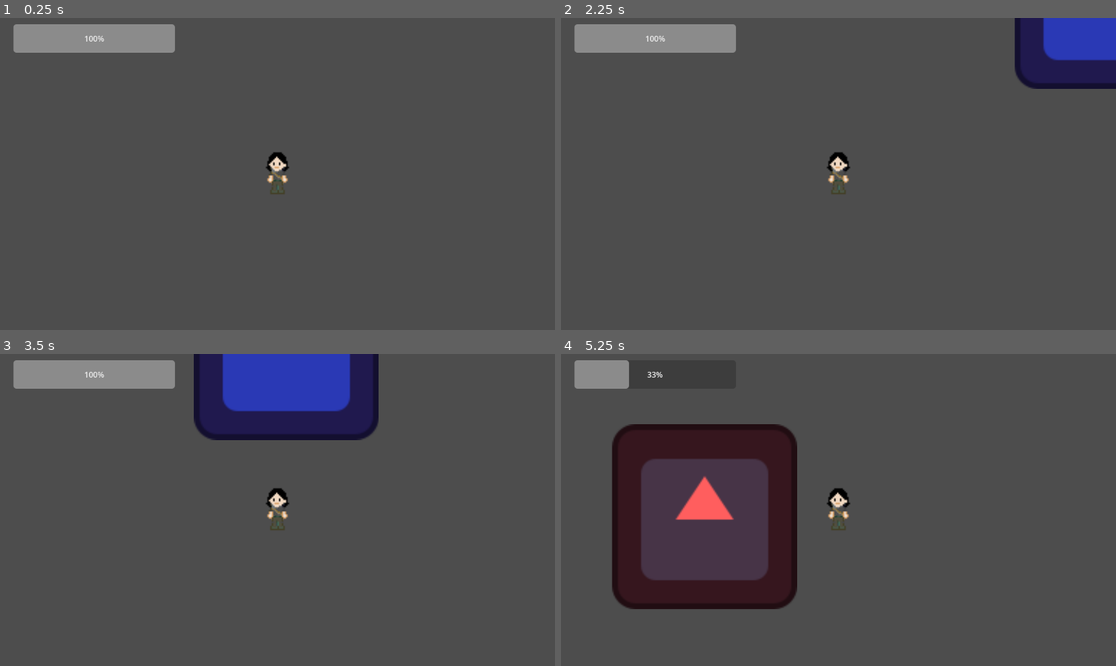
Above: before the commit, frames 1-4 (two rows, left to right).
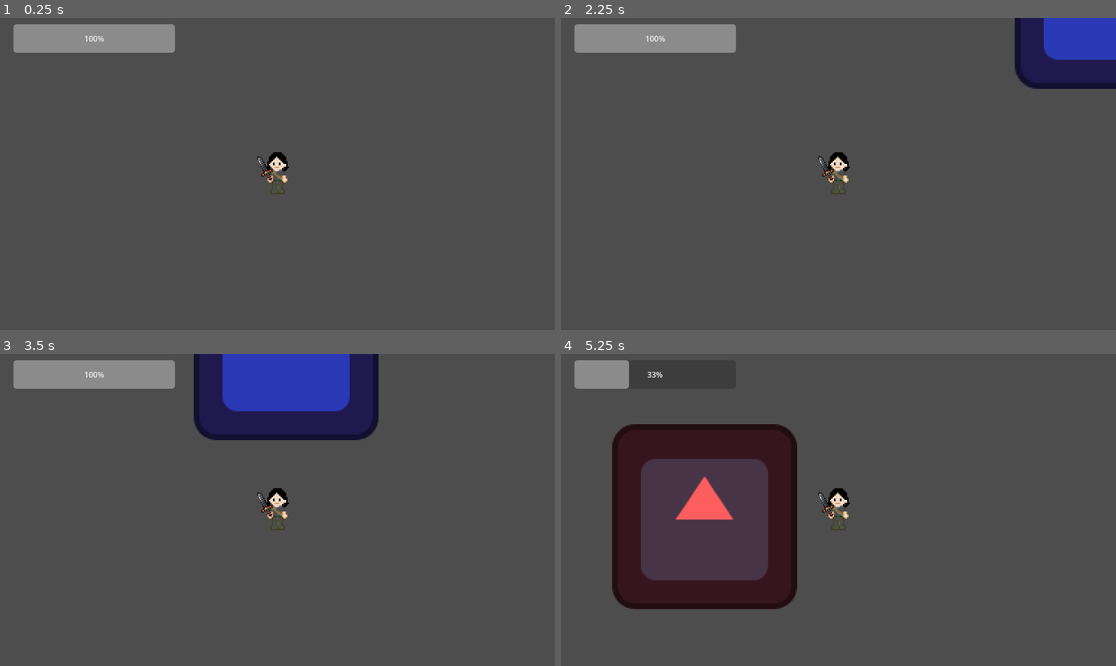
Above: after the commit, the same moments.

Repository: vilu350/Flying-Cats-Studio
Game: Godot game, scene res://scenes/test_map.tscn
The game is run twice, just before and just after one commit, with the same random seed, the same clock (stepped at 60 frames per second) and the same inputs. The project has no main scene, so this scene is started directly. The engine's default icon, where the game draws it, is replaced by a stand-in: a white triangle on a blue panel in a dark square.
Inputs:
- Up to frame 1 (0.25 s): no input
- Up to frame 2 (2.25 s): tap Enter at 0.5 s; hold D (move_right) 0.53-1.28 s; hold Down (move_down) 1.28-2.03 s; hold D (move_right) from 2.03 s (still down)
- Up to frame 3 (3.5 s): tap Space at 2.75 s; release D (move_right) at 2.78 s; hold Up (move_up) from 2.78 s (still down)
- Up to frame 4 (5.25 s): release Up (move_up) at 3.53 s; hold A (move_left) 3.53-5.03 s; hold Down (move_down) from 5.03 s (still down)

The runs differ from the first frame. In frame 1, 0.1% of the frame differs, in the area x 46-53%, y 44-54%; in frame 2, 0.2%; in frame 3, 0.1%; in frame 4, 0.2%, in the area x 10-53%, y 39-80%.

Commit message:
working on weapon animation

Diff:
--- a/flying-cats-studio/project.godot
+++ b/flying-cats-studio/project.godot
@@ -46,3 +46,7 @@
 , Object(InputEventKey,"resource_local_to_scene":false,"resource_name":"","device":-1,"window_id":0,"alt_pressed":false …(186 unchanged characters)…
 ]
 }
+
+[rendering]
+
+textures/canvas_textures/default_texture_filter=0
--- a/flying-cats-studio/scenes/Player.tscn
+++ b/flying-cats-studio/scenes/Player.tscn
@@ -1,10 +1,97 @@
-[gd_scene load_steps=6 format=3 uid="uid://c3t26ejgfvyr1"]
+[gd_scene load_steps=10 format=3 uid="uid://c3t26ejgfvyr1"]
 
 [ext_resource type="Script" uid="uid://cagenrx6eaxoj" path="res://scripts/player.gd" id="1_ij6vw"]
 [ext_resource type="Texture2D" uid="uid://cy46qafv13bxo" path="res://sprites/character.png" id="2_qhqgy"]
-[ext_resource type="PackedScene" uid="uid://c3nnv308fvv7f" path="res://scenes/weapon.tscn" id="3_3li8b"]
+[ext_resource type="PackedScene" uid="uid://c3nnv308fvv7f" path="res://scenes/Sword.tscn" id="3_3li8b"]
+[ext_resource type="Texture2D" uid="uid://cgp5inhsrsg46" path="res://sprites/Weapons Asset 16x16/Weapons Asset 16x16/002.png" id="4_mdl7e"]
 
 [sub_resource type="CircleShape2D" id="CircleShape2D_44cfe"]
+
+[sub_resource type="Animation" id="Animation_qu4a1"]
+resource_name = "slash"
+length = 0.3
+step = 0.05
+tracks/0/type = "value"
+tracks/0/imported = false
+tracks/0/enabled = true
+tracks/0/path = NodePath(".:rotation")
+tracks/0/interp = 1
+tracks/0/loop_wrap = true
+tracks/0/keys = {
+"times": PackedFloat32Array(0, 0.25),
+"transitions": PackedFloat32Array(1, 1),
+"update": 0,
+"values": [-1.288053, -3.2218778]
+}
+tracks/1/type = "value"
+tracks/1/imported = false
+tracks/1/enabled = true
+tracks/1/path = NodePath(".:scale")
+tracks/1/interp = 1
+tracks/1/loop_wrap = true
+tracks/1/keys = {
+"times": PackedFloat32Array(0),
+"transitions": PackedFloat32Array(1),
+"update": 0,
+"values": [Vector2(1, 1)]
+}
+tracks/2/type = "value"
+tracks/2/imported = false
+tracks/2/enabled = true
+tracks/2/path = NodePath(".:position")
+tracks/2/interp = 1
+tracks/2/loop_wrap = true
+tracks/2/keys = {
+"times": PackedFloat32Array(0, 0.05, 0.1, 0.15, 0.2, 0.25),
+"transitions": PackedFloat32Array(1, 1, 1, 1, 1, 1),
+"update": 0,
+"values": [Vector2(-11, 9.536743e-07), Vector2(-14, 2), Vector2(-16, 6), Vector2(-16, 9), Vector2(-14.5, 12), Vector2(-13, 15)]
+}
+
+[sub_resource type="Animation" id="Animation_70d11"]
+length = 0.001
+tracks/0/type = "value"
+tracks/0/imported = false
+tracks/0/enabled = true
+tracks/0/path = NodePath(".:rotation")
+tracks/0/interp = 1
+tracks/0/loop_wrap = true
+tracks/0/keys = {
+"times": PackedFloat32Array(0),
+"transitions": PackedFloat32Array(1),
+"update": 0,
+"values": [-1.288053]
+}
+tracks/1/type = "value"
+tracks/1/imported = false
+tracks/1/enabled = true
+tracks/1/path = NodePath(".:scale")
+tracks/1/interp = 1
+tracks/1/loop_wrap = true
+tracks/1/keys = {
+"times": PackedFloat32Array(0),
+"transitions": PackedFloat32Array(1),
+"update": 0,
+"values": [Vector2(1, 1)]
+}
+tracks/2/type = "value"
+tracks/2/imported = false
+tracks/2/enabled = true
+tracks/2/path = NodePath(".:position")
+tracks/2/interp = 1
+tracks/2/loop_wrap = true
+tracks/2/keys = {
+"times": PackedFloat32Array(0),
+"transitions": PackedFloat32Array(1),
+"update": 0,
+"values": [Vector2(-11, 9.536743e-07)]
+}
+
+[sub_resource type="AnimationLibrary" id="AnimationLibrary_cw2d6"]
+_data = {
+&"RESET": SubResource("Animation_70d11"),
+&"slash": SubResource("Animation_qu4a1")
+}
 
 [sub_resource type="CircleShape2D" id="CircleShape2D_v6fml"]
 radius = 12.0
@@ -13,11 +100,23 @@
 script = ExtResource("1_ij6vw")
 
 [node name="CollisionShape2D" type="CollisionShape2D" parent="."]
+visible = false
 shape = SubResource("CircleShape2D_44cfe")
 
 [node name="Sprite2D" type="Sprite2D" parent="."]
 position = Vector2(2, -4)
 texture = ExtResource("2_qhqgy")
+
+[node name="Sword" parent="Sprite2D" instance=ExtResource("3_3li8b")]
+texture_filter = 1
+position = Vector2(-11, 9.536743e-07)
+rotation = -1.288053
+texture = ExtResource("4_mdl7e")
+
+[node name="AnimationPlayer" type="AnimationPlayer" parent="Sprite2D/Sword"]
+libraries = {
+&"": SubResource("AnimationLibrary_cw2d6")
+}
 
 [node name="Camera2D" type="Camera2D" parent="."]
 zoom = Vector2(3, 3)
@@ -26,6 +125,7 @@
 collision_layer = 2
 
 [node name="CollisionShape2D" type="CollisionShape2D" parent="HurtBox"]
+visible = false
 shape = SubResource("CircleShape2D_v6fml")
 
 [node name="AnimationPlayer" type="AnimationPlayer" parent="."]
@@ -33,6 +133,3 @@
 [node name="HurtTimer" type="Timer" parent="."]
 
 [node name="Effects" type="Node2D" parent="."]
-visible = false
-
-[node name="Weapon" parent="." instance=ExtResource("3_3li8b")]
--- a/flying-cats-studio/scenes/weapon.tscn
+++ b/flying-cats-studio/scenes/Sword.tscn
@@ -1,3 +1,3 @@
 [gd_scene format=3 uid="uid://c3nnv308fvv7f"]
 
-[node name="Weapon" type="Sprite2D"]
+[node name="Sword" type="Sprite2D"]
--- a/flying-cats-studio/scripts/enemy.gd
+++ b/flying-cats-studio/scripts/enemy.gd
@@ -6,6 +6,8 @@
 @export var acceleration := 1100.0
 @export var deceleration := 900.0
 @export var loot_scene: PackedScene
+
+var health:float = 3.0
 
 func _physics_process(delta: float) -> void:
 	var direction := global_position.direction_to(get_global_player_position())
@@ -18,11 +20,15 @@
 func get_global_player_position() -> Vector2:
 	return get_tree().root.get_node("TestMap/Player").global_position
 
-func take_damage():
+func take_damage(weapon_damage: float):
 	# Spawn the gem
 	var new_gem = loot_scene.instantiate()
 	new_gem.global_position = global_position
 	get_tree().current_scene.call_deferred("add_child", new_gem)
+	health -= weapon_damage
+
+	if health <= 0.0:
+		queue_free()
 
 	# Die
 	queue_free()
--- a/flying-cats-studio/scripts/player.gd
+++ b/flying-cats-studio/scripts/player.gd
@@ -12,7 +12,7 @@
 @export var deceleration := 1100.0
 @onready var hurt_box: Area2D = $HurtBox
 @onready var hurt_timer: Timer = $HurtTimer
-@onready var weapon: Sprite2D = $Weapon
+@onready var sword: Sprite2D = $Sword
 
 @export var maxHealth = 30
 @onready var currentHealth: int = maxHealth
@@ -36,9 +36,9 @@
 #func attack():
 	#animations.play("attack" + lastAnimDirection)
 	#isAttacking = true
-	#weapon.enable()
+	#sword.enable()
 	#await animations.animation_finished
-	#weapon.disable()
+	#sword.disable()
 	#isAttacking = false
 
 #func updateAnimation():
